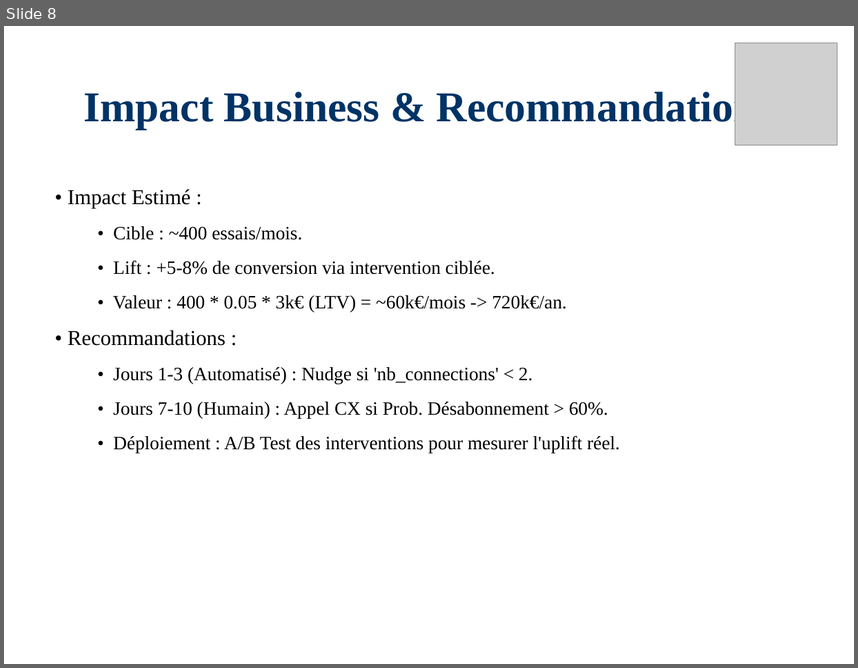
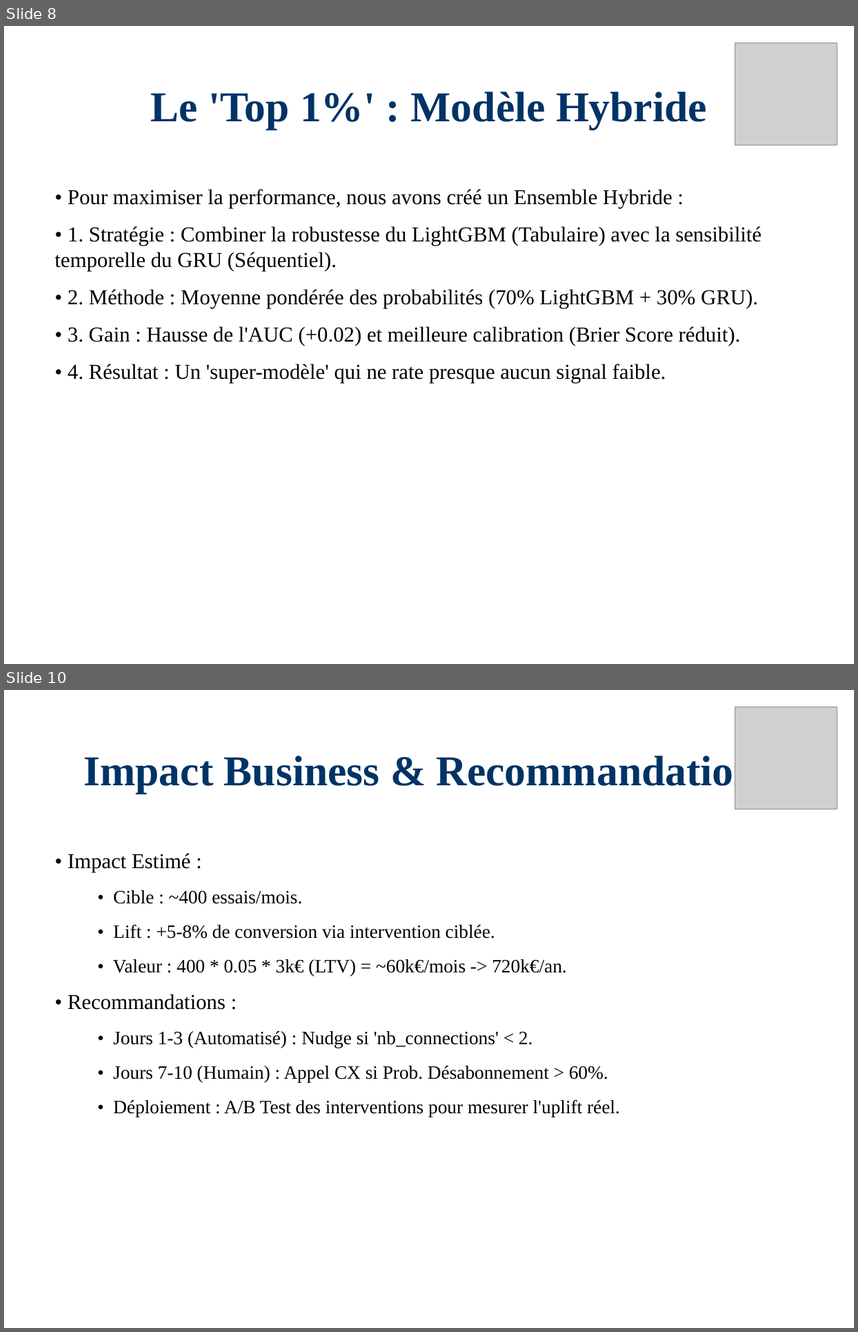
Before and after one commit to Paulino-Cristovao/churn_predictions, a slide deck: Presentations_Resultats_Projet.pptx. Shown one above the other, each under a label of ours: slide 8 before the commit, slides 8 and 10 after it; the slides between them are not shown. The pictures are 858x668 and 858x1332 pixels, drawn with LibreOffice and Linux fonts; fonts in the diff are those of the drawing; grey boxes stand for pictures. Boxes give left, top, right and bottom in pixels: in the first picture for what was removed or moved away, otherwise in the second. Text is boxed around its words. In the diff, an @@ line names an element or a change of style, - is before the commit and + after.

Commit message:
Restore full French presentation with Hybrid & ROI slides (>11 slides)

```diff
--- a/Presentations_Resultats_Projet.pptx
+++ b/Presentations_Resultats_Projet.pptx
@@ slide 8 added at (4, 26, 854, 664), background #FFFFFF @@
@@ picture added at (735, 43, 837, 145) @@
@@ title added at (150, 92, 707, 129), 36 pt, text #003366, bold @@
+Le 'Top 1%' : Modèle Hybride
@@ text added at (55, 189, 762, 383), 18 pt, text #000000 @@
+• Pour maximiser la performance, nous avons créé un Ensemble Hybride :
+• 1. Stratégie : Combiner la robustesse du LightGBM (Tabulaire) avec la sensibilité temporelle du GRU (Séquentiel).
+• 2. Méthode : Moyenne pondérée des probabilités (70% LightGBM + 30% GRU).
+• 3. Gain : Hausse de l'AUC (+0.02) et meilleure calibration (Brier Score réduit).
+• 4. Résultat : Un 'super-modèle' qui ne rate presque aucun signal faible.
@@ what was slide 8 is now slide 10 @@
```
Also in this commit, not shown: 1 other slide added, 1 other file.
